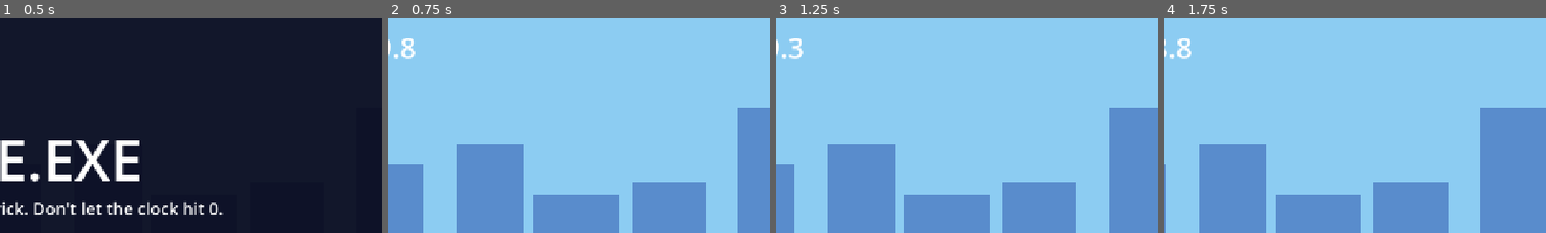
Above: before the commit, frames 1-4 (left to right).
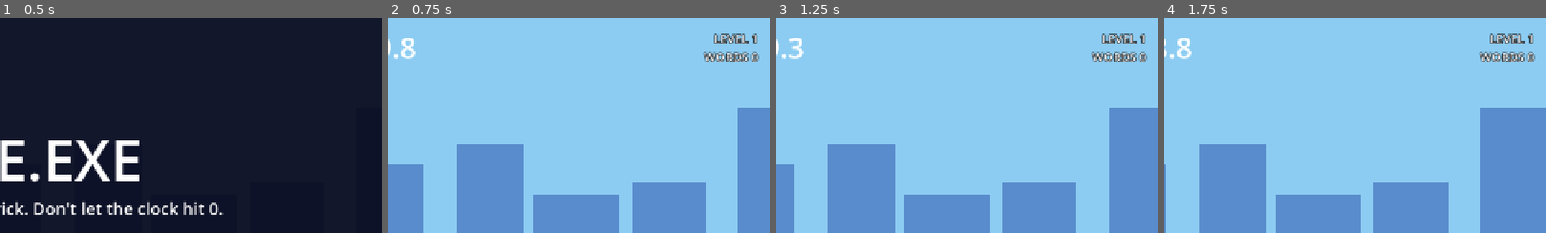
Above: after the commit, the same moments.

Repository: Sleepyad/HackTheFuture
Game: Godot game, scene res://scenes/main.tscn
Same seed, same stepped clock (60 frames per second), same inputs: the game is played once before the commit and once after it.
Inputs:
- Up to frame 1 (0.5 s): no input
- Up to frame 2 (0.75 s): click "CLICK TO START" at 0.5 s
- Up to frame 3 (1.25 s): no input
- Up to frame 4 (1.75 s): tap Enter at 1.25 s
The pictures show only the part of the screen within x 50-100%, y 0-50%; the shares and areas given below are measured in that part.

Frame 1 is identical in both runs. In frame 2, 1.0% of the frame differs, in the area x 82-98%, y 7-21%; in frame 3, 1.0%; in frame 4, 1.0%.

Commit message:
C: levels, obstacle penalty, +/-s display, score screen
- Game: IDLE state so the clock waits on the title screen
- Game: level_changed every 25s, bonus drops per level (C3)
- Game: hit_obstacle() / penalty() with -3s and cooldown (C2)
- Game: PDF signals game_started, player_landed, player_hit_obstacle, time_delta
- Game: words_completed + score() = seconds + 5 per word (C4)
- TimerFx autoload: floating +Xs / -Xs by the clock, LEVEL banner, level/words counter
- Game over screen shows score breakdown and best score

Co-Authored-By: Claude Opus 5.5 <noreply@anthropic.com>
Claude-Session: https://claude.ai/code/session_012B94vVf9d5PuSaHHgm2VeC

Diff:
--- a/HackAThon/project.godot
+++ b/HackAThon/project.godot
@@ -18,6 +18,7 @@
 [autoload]
 
 Game="*uid://cv6vly1biba12"
+TimerFx="*res://scripts/timer_fx.gd"
 
 [display]
 
--- a/HackAThon/scripts/game.gd
+++ b/HackAThon/scripts/game.gd
@@ -13,9 +13,14 @@
 const WORD_LEN_HARD := 6
 const AIR_TIME_EASY := 3.0          # real seconds the player has to type the word
 const AIR_TIME_HARD := 1.8
-const BONUS_EASY := 3.0             # seconds added on a clean word
-const BONUS_HARD := 1.5
+const BONUS_EASY := 3.0             # seconds added on a clean word at level 1
+const BONUS_HARD := 1.5             # ... at MAX_LEVEL
 const PENALTY_PER_KEY := 0.5        # seconds lost per wrong key
+const OBSTACLE_PENALTY := 3.0       # seconds lost when the skater hits an obstacle
+const HIT_COOLDOWN := 0.6           # real seconds; one obstacle can only cost time once
+const LEVEL_SECONDS := 25.0         # a new level every N real seconds (C3)
+const MAX_LEVEL := 8
+const POINTS_PER_WORD := 5          # score = seconds survived + POINTS_PER_WORD * words
 const GLITCH_CHANCE_MAX := 0.6      # chance per roll at max difficulty
 const GLITCH_ROLL_EVERY := 0.8      # real seconds between glitch rolls during a trick
 
@@ -35,13 +40,22 @@
 signal glitch(kind: String)                  # "flicker", "scramble", "popup"
 signal time_changed(time_left: float)
 signal game_over(survived_seconds: float)
-
-enum State { RUNNING, TRICK, GAME_OVER }
-
-var state: State = State.RUNNING
+# Names from the stories PDF (Events.gd), so everyone can plug into them:
+signal game_started()                        # a run begins (Main calls Game.reset())
+signal level_changed(level: int)             # 1, 2, 3 ... every LEVEL_SECONDS
+signal player_landed()                       # trick over, slow-mo off
+signal player_hit_obstacle()                 # emitted by hit_obstacle()
+signal time_delta(seconds: float)            # any +/- change to the clock (bonus, penalty)
+
+enum State { IDLE, RUNNING, TRICK, GAME_OVER }   # IDLE = title screen, clock stopped
+
+var state: State = State.IDLE
 var time_left := START_TIME
 var elapsed := 0.0                           # real seconds survived
-var difficulty := 0.0                        # 0.0 -> 1.0
+var difficulty := 0.0                        # 0.0 -> 1.0 (continuous, for speed etc.)
+var level := 1                               # 1 -> MAX_LEVEL (steps, see level_changed)
+var words_completed := 0
+var _hit_cooldown := 0.0
 
 var target_word := ""
 var typed_count := 0
@@ -50,22 +64,33 @@
 
 
 func _ready() -> void:
-	reset()
-
-
+	_clear()
+	state = State.IDLE                       # clock waits for the first reset() (Play)
+
+
+# Starts a new run. Main calls this when Play / Restart is pressed.
 func reset() -> void:
+	_clear()
+	state = State.RUNNING
+	time_changed.emit(time_left)
+	game_started.emit()
+	level_changed.emit(level)
+
+
+func _clear() -> void:
 	Engine.time_scale = 1.0
-	state = State.RUNNING
 	time_left = START_TIME
 	elapsed = 0.0
 	difficulty = 0.0
+	level = 1
+	words_completed = 0
+	_hit_cooldown = 0.0
 	target_word = ""
 	typed_count = 0
-	time_changed.emit(time_left)
 
 
 func _process(delta: float) -> void:
-	if state == State.GAME_OVER:
+	if state == State.GAME_OVER or state == State.IDLE:
 		return
 
 	# _process delta is scaled by Engine.time_scale. Convert back to REAL time
@@ -74,6 +99,12 @@
 
 	elapsed += real_delta
 	difficulty = clampf(elapsed / RAMP_SECONDS, 0.0, 1.0)
+	_hit_cooldown -= real_delta
+
+	var new_level := mini(1 + int(elapsed / LEVEL_SECONDS), MAX_LEVEL)
+	if new_level != level:
+		level = new_level
+		level_changed.emit(level)
 
 	time_left -= real_delta
 	time_changed.emit(time_left)
@@ -104,6 +135,36 @@
 	_glitch_timer = GLITCH_ROLL_EVERY
 	Engine.time_scale = SLOWMO_SCALE
 	trick_started.emit(target_word, _air_left)
+
+
+# Call this when the skater touches an obstacle (P1 / A2). Safe to call every frame
+# while overlapping: the cooldown makes one obstacle cost OBSTACLE_PENALTY once.
+func hit_obstacle() -> void:
+	if state != State.RUNNING and state != State.TRICK:
+		return
+	if _hit_cooldown > 0.0:
+		return
+	_hit_cooldown = HIT_COOLDOWN
+	player_hit_obstacle.emit()
+	penalty(OBSTACLE_PENALTY)
+
+
+# Removes `seconds` from the clock (positive number) and shows "-Xs".
+func penalty(seconds: float) -> void:
+	if state != State.RUNNING and state != State.TRICK:
+		return
+	_add_time(-absf(seconds))
+
+
+# Final score for the game over screen (C4).
+func score() -> int:
+	return int(elapsed) + words_completed * POINTS_PER_WORD
+
+
+# Bonus for a clean word; drops as the level goes up (C3).
+func current_bonus() -> float:
+	var t := float(level - 1) / float(MAX_LEVEL - 1)
+	return lerpf(BONUS_EASY, BONUS_HARD, t)
 
 
 # For the HUD: the word as it should be DRAWN during a scramble glitch.
@@ -149,18 +210,23 @@
 func _end_trick(success: bool) -> void:
 	state = State.RUNNING
 	Engine.time_scale = 1.0
+	target_word = ""
+	typed_count = 0
+	player_landed.emit()
 	if success:
-		var bonus := lerpf(BONUS_EASY, BONUS_HARD, difficulty)
+		words_completed += 1
+		var bonus := current_bonus()
 		_add_time(bonus)
 		trick_succeeded.emit(bonus)
 	else:
 		trick_failed.emit()
-	target_word = ""
-	typed_count = 0
 
 
 func _add_time(seconds: float) -> void:
+	var before := time_left
 	time_left = clampf(time_left + seconds, 0.0, MAX_TIME)
+	if not is_equal_approx(time_left, before):
+		time_delta.emit(time_left - before)
 	time_changed.emit(time_left)
 	if time_left <= 0.0:
 		_set_game_over()
--- a/HackAThon/scripts/screens.gd
+++ b/HackAThon/scripts/screens.gd
@@ -5,7 +5,7 @@
 
 signal start_requested
 
-var _best := 0.0            # best survival this session (memory only, no file I/O)
+var _best := 0            # best score this session (memory only, no file I/O)
 
 @onready var title_screen: ColorRect = $TitleScreen
 @onready var title_label: Label = $TitleScreen/TitleLabel
@@ -23,7 +23,8 @@
 		s.color = Color(0.03, 0.03, 0.1, 0.92)
 	_setup_label(title_label, "SKATE.EXE", Vector2(0, 170), 96)
 	_setup_label(hint_label, "Type the word to land the trick. Don't let the clock hit 0.", Vector2(0, 300), 28)
-	_setup_label(result_label, "", Vector2(0, 150), 56)
+	_setup_label(result_label, "", Vector2(0, 110), 44)
+	result_label.size = Vector2(1280, 300)
 	_setup_button(start_button, "CLICK TO START", Vector2(480, 430))
 	_setup_button(restart_button, "RESTART", Vector2(480, 460))
 	start_button.pressed.connect(_on_start_pressed)
@@ -33,9 +34,14 @@
 
 
 # Called by Main when Game.game_over fires.
+# Score = seconds survived + Game.POINTS_PER_WORD per word (C4).
 func show_game_over(survived: float) -> void:
-	_best = maxf(_best, survived)
-	result_label.text = "GAME OVER\nYou survived %.1fs\nBest: %.1fs" % [survived, _best]
+	var score: int = Game.score()
+	var new_best: bool = score > _best
+	_best = maxi(_best, score)
+	result_label.text = "GAME OVER\nSCORE %d%s\n%.1fs survived  +  %d words x %d\nBest: %d" % [
+		score, "  NEW BEST!" if new_best else "", survived, Game.words_completed,
+		Game.POINTS_PER_WORD, _best]
 	over_screen.show()
 
 
--- /dev/null
+++ b/HackAThon/scripts/timer_fx.gd
@@ -0,0 +1,104 @@
+extends CanvasLayer
+## Autoload "TimerFx" (C2 / C3): floating "+2.0s" / "-3.0s" next to the clock,
+## a "LEVEL N" banner when Game.level_changed fires, and a small level/words counter.
+## Lives in its own file so it never clashes with hud.gd. Pure display, ignores mouse.
+## All tweens ignore Engine.time_scale so they keep real-time pacing during slow-mo.
+
+const W := 1280.0
+const PLUS := Color(0.4, 1.0, 0.4)
+const MINUS := Color(1.0, 0.35, 0.35)
+
+var _stats: Label
+var _banner: Label
+var _banner_tween: Tween
+
+
+func _ready() -> void:
+	layer = 15                                   # above HUD (10), under Screens (20)
+	process_mode = Node.PROCESS_MODE_ALWAYS
+
+	_stats = _make_label(20, Vector2(W - 260.0, 20.0), Vector2(240, 60), HORIZONTAL_ALIGNMENT_RIGHT)
+	_banner = _make_label(64, Vector2(0, 250), Vector2(W, 90), HORIZONTAL_ALIGNMENT_CENTER)
+	_banner.add_theme_color_override("font_color", Color(1.0, 0.9, 0.2))
+	_hide_all()
+
+	Game.game_started.connect(_on_game_started)
+	Game.game_over.connect(_on_game_over)
+	Game.time_delta.connect(_on_time_delta)
+	Game.level_changed.connect(_on_level_changed)
+	Game.trick_succeeded.connect(_update_stats.unbind(1))
+
+
+func _on_game_started() -> void:
+	_clear_floaters()
+	_stats.show()
+	_update_stats()
+
+
+func _on_game_over(_survived: float) -> void:
+	_hide_all()
+
+
+func _hide_all() -> void:
+	_clear_floaters()
+	_stats.hide()
+	_banner.hide()
+	if _banner_tween:
+		_banner_tween.kill()
+
+
+func _update_stats() -> void:
+	_stats.text = "LEVEL %d\nWORDS %d" % [Game.level, Game.words_completed]
+
+
+# ---------- "+2.0s" / "-3.0s" next to the clock ----------
+
+func _on_time_delta(seconds: float) -> void:
+	var l := _make_label(36, Vector2(W / 2.0 + 90.0, 20.0), Vector2(200, 50), HORIZONTAL_ALIGNMENT_LEFT)
+	l.text = "%+.1fs" % seconds
+	l.add_theme_color_override("font_color", PLUS if seconds > 0.0 else MINUS)
+	l.set_meta("floater", true)
+	var t := create_tween().set_ignore_time_scale(true).set_parallel(true)
+	t.tween_property(l, "position:y", l.position.y + (-30.0 if seconds > 0.0 else 30.0), 0.9)
+	t.tween_property(l, "modulate:a", 0.0, 0.9).set_delay(0.3)
+	t.chain().tween_callback(l.queue_free)
+
+
+# ---------- "LEVEL N" banner ----------
+
+func _on_level_changed(level: int) -> void:
+	_update_stats()
+	if level <= 1:
+		return                                   # no banner at the very start
+	_banner.text = "LEVEL %d" % level
+	_banner.modulate.a = 1.0
+	_banner.scale = Vector2.ONE
+	_banner.show()
+	if _banner_tween:
+		_banner_tween.kill()
+	_banner_tween = create_tween().set_ignore_time_scale(true)
+	_banner_tween.tween_interval(1.0)
+	_banner_tween.tween_property(_banner, "modulate:a", 0.0, 0.5)
+	_banner_tween.tween_callback(_banner.hide)
+
+
+# ---------- helpers ----------
+
+func _make_label(font_size: int, pos: Vector2, sz: Vector2, align: HorizontalAlignment) -> Label:
+	var l := Label.new()
+	l.position = pos
+	l.size = sz
+	l.horizontal_alignment = align
+	l.mouse_filter = Control.MOUSE_FILTER_IGNORE
+	l.focus_mode = Control.FOCUS_NONE
+	l.add_theme_font_size_override("font_size", font_size)
+	l.add_theme_color_override("font_outline_color", Color.BLACK)
+	l.add_theme_constant_override("outline_size", 6)
+	add_child(l)
+	return l
+
+
+func _clear_floaters() -> void:
+	for c in get_children():
+		if c.has_meta("floater"):
+			c.queue_free()
Not shown, added: HackAThon/scripts/timer_fx.gd.uid
